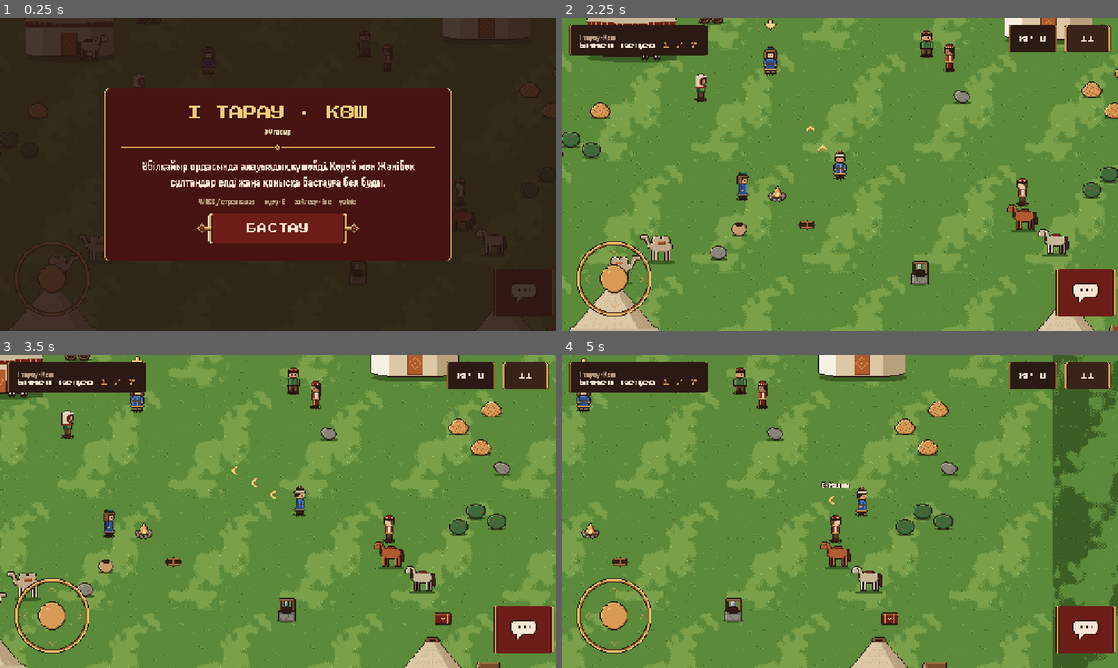
Above: before the commit, frames 1-4 (two rows, left to right).
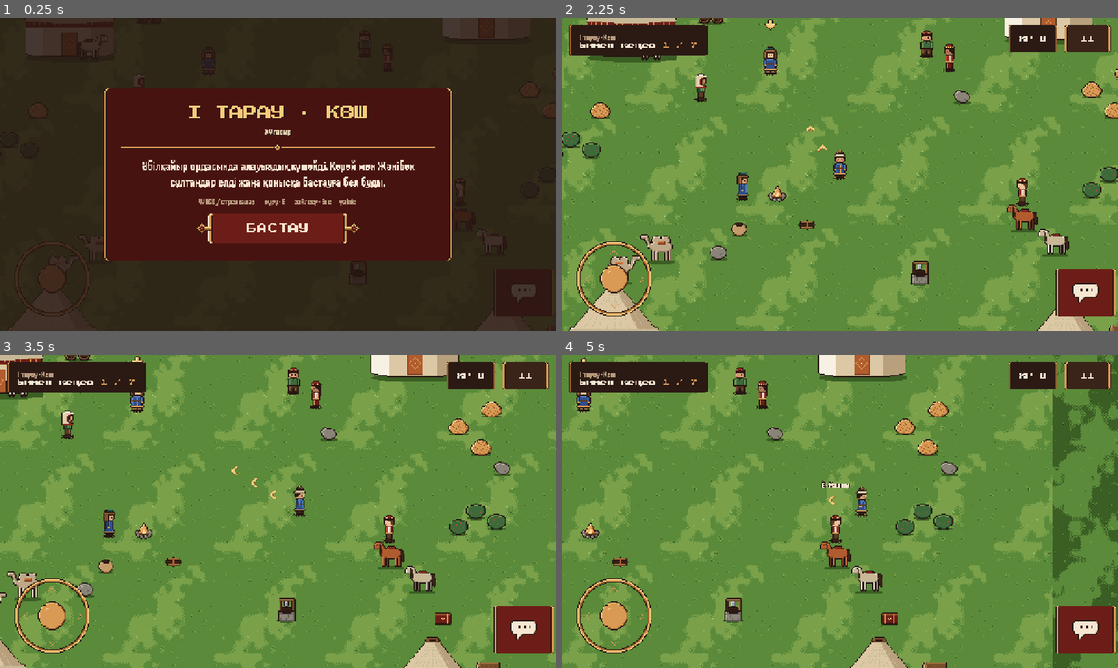
Above: after the commit, the same moments.

Repository: mmeirbek/sanlaq
Game: Godot game, scene res://scenes/story/story_world.tscn
Same seed, same stepped clock (60 frames per second), same inputs: the game is played once before the commit and once after it. This scene is started directly instead of the project's main scene. Sound files missing from this copy of the repository are replaced by a short silence.
Inputs (mouse positions are in pixels of both pictures, inside the frame that each line leads up to):
- Up to frame 1 (0.25 s): no input
- Up to frame 2 (2.25 s): click "БАСТАУ" at 0.5 s; click "II" at 1.25 s; click "ЖАЛҒАСТЫРУ" at 2 s
- Up to frame 3 (3.5 s): tap Enter at 2.75 s; move the mouse to (400, 495) at 2.77 s; hold D (move_right) from 2.78 s (still down); hold Shift (sprint) from 2.78 s (still down); click (400, 495) at 2.92 s; tap Space (ui_accept) at 3.02 s
- Up to frame 4 (5 s): release D (move_right) at 3.5 s; release Shift (sprint) at 3.5 s; drag from (728, 527) to (862, 511) at 3.52 s; move the mouse to (895, 442) at 4.27 s; hold D (move_right) from 4.28 s (still down); hold Shift (sprint) from 4.28 s (still down)

The runs differ from the first frame. In frame 2, 28% of the frame differs, in the area x 0-100%, y 0-100%; in frame 3, 28%; in frame 4, 29%.

Commit message:
Тарих жолы: Түркістан для главы Абылая
Город из atilla в пиксель-арте: стены с зубцами и воротами, башни, дома
с плоской крышей, мавзолей с бирюзовым куполом, базарные ряды, мостовая.
Дома и мавзолей — прямоугольные коллизии; дома и ряды расставлены так,
чтобы жители главы не оказались внутри. Автопилот проходит все три главы.

Генератор арта больше не перезаписывает PNG с теми же пикселями.

Co-Authored-By: Claude Opus 5.5 <noreply@anthropic.com>
Claude-Session: https://claude.ai/code/session_01NDEWsq992Ew5MZxMi54Nzh

Diff:
--- a/scripts/story/story_layout.gd
+++ b/scripts/story/story_layout.gd
@@ -22,7 +22,7 @@
 const CART := {
 	StoryBeat.Location.AUL: Vector2(2.8, 18.5),
 	StoryBeat.Location.STEPPE: Vector2(2.8, -20.5),
-	StoryBeat.Location.CITY: Vector2(6.2, 5.6),
+	StoryBeat.Location.CITY: Vector2(4.2, 12.4),
 }
 const NAMES := {
 	StoryBeat.Location.AUL: "Ауыл",
@@ -56,6 +56,32 @@
 	["horse_grey_0", 8.5, -9.5, 0.8, false], ["horse_bay_0", 10.2, -8.2, 0.8, true], ["camel", 14, 6, 0.9, false],
 	["hay", -8.2, -11.6, 0.5, false], ["firewood", -5.6, 5.8, 0, false], ["sandyq", -4.8, -9.4, 0, false],
 ]
+## Түркістан из atilla, переставленный так, чтобы жители не стояли в домах:
+## мавзолей в глубине, перед ним площадь и базарный ряд, дома по углам.
+const CITY := [
+	["stall", -4.6, 1.4, 1.1, false], ["stall", 4.6, 1.4, 1.1, true], ["stall", -9.4, -3.4, 1.1, false],
+	["city_tree", -14, -2, 0.5, false], ["city_tree", 14, -3, 0.5, false], ["city_tree", -5.4, 13, 0.5, false],
+	["city_tree", 13.8, 5, 0.5, false],
+	["well", -5.2, 4.8, 0.7, false], ["camel", -13.4, 5.6, 0.9, false], ["camel", -12.6, 7.2, 0.9, true],
+	["flag_red", -4.4, 14.6, 0, false], ["flag_red", 4.4, 14.6, 0, false],
+	["flag_red", -6.2, -7.4, 0, false], ["flag_red", 6.2, -7.4, 0, false],
+	["sandyq", -7, 6.4, 0, false], ["sandyq", 7.6, 6.2, 0, false], ["tandyr", -13.2, 0.8, 0.4, false],
+	["hay", 13, 1, 0.5, false],
+]
+## Дома и мавзолей: [картинка, x, передняя кромка y, ширина, глубина, отразить] —
+## прямоугольник коллизии на всю площадь дома за передней стеной.
+const CITY_BLOCKS := [
+	["mausoleum", 0, -7.6, 10.5, 6, false],
+	["house_deep", -11, -6.5, 6.5, 7, false], ["house_deep", 11, -6.5, 6.5, 7, true],
+	["house_wide", -11, 14.4, 8, 5.5, false], ["house_wide", 11, 14.4, 8, 5.5, true],
+]
+## Стены: север сплошной, юг — с воротами между башнями; башни по углам и у ворот.
+const CITY_WALL := 16.0
+const CITY_GATE := 2.0
+const CITY_TOWERS := [[-3.2, 16.6], [3.2, 16.6], [-16, -15.4], [16, -15.4], [-16, 16.6], [16, 16.6]]
+## Мостовая: улица от ворот к мавзолею и базарный ряд поперёк (Rect2 в метрах).
+const CITY_PAVING := [Rect2(-1.3, -7.6, 2.6, 25.6), Rect2(-11, -2.6, 22, 2.2)]
+
 ## Рощи — кусты кучкой; без коллизии, чтобы не запирать проходы.
 const GROVES := {
 	StoryBeat.Location.AUL: [[-17, -13], [17, -14], [-18, 14], [18, 15], [-5, -18], [7, 19], [-15.5, -1.5], [15.5, 0.5]],
@@ -65,7 +91,7 @@
 const PROPS := {
 	StoryBeat.Location.AUL: AUL,
 	StoryBeat.Location.STEPPE: STEPPE,
-	StoryBeat.Location.CITY: [],
+	StoryBeat.Location.CITY: CITY,
 }
 
 
@@ -80,23 +106,29 @@
 	return load(path) as Texture2D
 
 
-## Земля: трава (в степи — дикая) на весь участок и дорога через центр.
+## Земля: трава (в степи — дикая, в городе — глина и мостовая) на весь участок.
 static func build_ground(parent: Node2D, location: StoryBeat.Location) -> void:
 	var half: Vector2 = HALF_SIZE[location] * METER
-	var outside := Sprite2D.new()
-	outside.texture = texture("grass_wild")
-	outside.texture_repeat = CanvasItem.TEXTURE_REPEAT_ENABLED
-	outside.region_enabled = true
-	outside.region_rect = Rect2(-half * 2, half * 4)
-	outside.z_index = WorldLayers.WILD_GRASS
-	parent.add_child(outside)
-	var ground := Sprite2D.new()
-	ground.texture = texture("grass_wild" if location == StoryBeat.Location.STEPPE else "grass")
-	ground.texture_repeat = CanvasItem.TEXTURE_REPEAT_ENABLED
-	ground.region_enabled = true
-	ground.region_rect = Rect2(-half, half * 2)
-	ground.z_index = WorldLayers.GROUND
-	parent.add_child(ground)
+	parent.add_child(_tiled("grass_wild", Rect2(-half * 2, half * 4), WorldLayers.WILD_GRASS))
+	var ground_name := {StoryBeat.Location.AUL: "grass", StoryBeat.Location.STEPPE: "grass_wild",
+		StoryBeat.Location.CITY: "city_ground"}[location] as String
+	parent.add_child(_tiled(ground_name, Rect2(-half, half * 2), WorldLayers.GROUND))
+	if location == StoryBeat.Location.CITY:
+		for strip: Rect2 in CITY_PAVING:
+			parent.add_child(_tiled("paving", Rect2(strip.position * METER, strip.size * METER), WorldLayers.ARENA))
+
+
+## Плиточная заливка прямоугольника (в пикселях мира).
+static func _tiled(name: String, rect: Rect2, z: int) -> Sprite2D:
+	var sprite := Sprite2D.new()
+	sprite.texture = texture(name)
+	sprite.texture_repeat = CanvasItem.TEXTURE_REPEAT_ENABLED
+	sprite.region_enabled = true
+	sprite.region_rect = Rect2(Vector2.ZERO, rect.size)
+	sprite.centered = false
+	sprite.position = rect.position
+	sprite.z_index = z
+	return sprite
 
 
 ## Всё стоящее — в сортируемый по y контейнер, коллизии — там же.
@@ -109,6 +141,8 @@
 	for grove: Array in GROVES[location]:
 		for offset in [Vector2(0, 0), Vector2(1.2, 0.6), Vector2(-1, 0.9)]:
 			place(world, "bush", Vector2(grove[0], grove[1]) + offset, false)
+	if location == StoryBeat.Location.CITY:
+		_city(world)
 	_fence(world, location)
 	place(world, "cart", CART[location], false)
 
@@ -140,6 +174,60 @@
 	shape.position = Vector2(0, -back_m * METER - circle.radius * 0.5)
 	body.add_child(shape)
 	holder.add_child(body)
+
+
+## Прямоугольник коллизии: size_m — ширина и глубина, низ — на точке holder.
+static func add_box_collider(holder: Node2D, size_m: Vector2) -> void:
+	var body := StaticBody2D.new()
+	body.collision_layer = WorldLayers.PHYSICS_WORLD
+	body.collision_mask = 0
+	var shape := CollisionShape2D.new()
+	var rect := RectangleShape2D.new()
+	rect.size = size_m * METER
+	shape.shape = rect
+	shape.position = Vector2(0, -rect.size.y / 2)
+	body.add_child(shape)
+	holder.add_child(body)
+
+
+## Түркістан: дома, мавзолей, стены звеньями и башни.
+static func _city(world: Node2D) -> void:
+	for block: Array in CITY_BLOCKS:
+		var holder := place(world, block[0], Vector2(block[1], block[2]), block[5])
+		add_box_collider(holder, Vector2(block[3], block[4]))
+	var wall := texture("wall_h")
+	var step := wall.get_width() / METER
+	var x := -CITY_WALL
+	while x < CITY_WALL:
+		var segment := Vector2(x + step / 2, -CITY_WALL + 0.6)
+		place(world, "wall_h", segment, false)
+		if absf(segment.x) > CITY_GATE:
+			place(world, "wall_h", Vector2(segment.x, CITY_WALL + 0.6), false)
+		x += step
+	var side := texture("wall_v")
+	var y := -CITY_WALL + 0.6 + side.get_height() / METER
+	while y <= CITY_WALL + 0.6:
+		for wall_x in [-CITY_WALL, CITY_WALL]:
+			place(world, "wall_v", Vector2(wall_x, y), false)
+		y += side.get_height() / METER
+	for tower: Array in CITY_TOWERS:
+		add_collider(place(world, "tower", Vector2(tower[0], tower[1]), false), 1.3, 0.6)
+	var walls := StaticBody2D.new()
+	walls.collision_layer = WorldLayers.PHYSICS_WORLD
+	var gate_half := CITY_GATE + 1.0
+	for rect: Rect2 in [
+			Rect2(-CITY_WALL - 0.6, -CITY_WALL - 0.6, CITY_WALL * 2 + 1.2, 1.2),
+			Rect2(-CITY_WALL - 0.6, CITY_WALL - 0.6, CITY_WALL + 0.6 - gate_half, 1.2),
+			Rect2(gate_half, CITY_WALL - 0.6, CITY_WALL + 0.6 - gate_half, 1.2),
+			Rect2(-CITY_WALL - 0.7, -CITY_WALL, 1.4, CITY_WALL * 2),
+			Rect2(CITY_WALL - 0.7, -CITY_WALL, 1.4, CITY_WALL * 2)]:
+		var shape := CollisionShape2D.new()
+		var box := RectangleShape2D.new()
+		box.size = rect.size * METER
+		shape.shape = box
+		shape.position = rect.get_center() * METER
+		walls.add_child(shape)
+	world.add_child(walls)
 
 
 ## Забор по краю участка и невидимые стены, чтобы не уйти в тёмную степь.
@@ -156,6 +244,8 @@
 		shape.position = side.get_center()
 		walls.add_child(shape)
 	world.add_child(walls)
+	if location == StoryBeat.Location.CITY:
+		return
 	var post_w := texture("fence_h").get_width()
 	var x := -half.x
 	while x < half.x:
--- a/tools/story_world_test.gd
+++ b/tools/story_world_test.gd
@@ -11,7 +11,7 @@
 
 func _init() -> void:
 	await process_frame
-	for hero in ["ROLE_KEREY", "ROLE_KABANBAY"]:
+	for hero in ["ROLE_KEREY", "ROLE_ABYLAI", "ROLE_KABANBAY"]:
 		await _walk_chapter(hero)
 	await _race_baige()
 	finish("STORY WORLD")
@@ -67,6 +67,10 @@
 			# Поиск следа идёт без стрелок — автопилот знает, где след.
 			if kind == "find_task.gd":
 				target = StoryLayout.to_world(world.task.task.points[0])
+			# Конь идёт за игроком шагом — автопилот переводит их к коновязи вместе.
+			if kind == "escort_task.gd":
+				target = StoryLayout.to_world(world.task.task.goal) + Vector2(0, 60)
+				world.task._horse.position = target + Vector2(0, 40)
 			if target != null:
 				world._player.position = target + Vector2(4, 4)
 			continue
@@ -75,7 +79,9 @@
 		world._player.position = target + Vector2(0, 40)
 		await process_frame
 		world.interact()
-	check(state.is_complete(), "%s: глава пройдена автопилотом за %d шагов" % [hero, steps])
+	var stuck := "" if state.is_complete() else " (стоит на %s, задание %s, занят %s)" % [
+		state.current_beat().checkpoint, world.task, world.busy]
+	check(state.is_complete(), "%s: глава пройдена автопилотом за %d шагов%s" % [hero, steps, stuck])
 	check(state.chapter_xp() > 0 and state.unity() > 0,
 		"%s: XP %d и бірлік %d набраны" % [hero, state.chapter_xp(), state.unity()])
 	check(travelled, "%s: был переезд на арбе" % hero)
Binary file added: assets/sprites/story/city_ground.png
Not shown, added: assets/sprites/story/city_ground.png.import
Binary file added: assets/sprites/story/city_tree.png
Not shown, added: assets/sprites/story/city_tree.png.import
Binary file added: assets/sprites/story/house_deep.png
Not shown, added: assets/sprites/story/house_deep.png.import
Binary file added: assets/sprites/story/house_wide.png
Not shown, added: assets/sprites/story/house_wide.png.import
Binary file added: assets/sprites/story/mausoleum.png
Not shown, added: assets/sprites/story/mausoleum.png.import
Binary file added: assets/sprites/story/paving.png
Not shown, added: assets/sprites/story/paving.png.import
(and 11 more such lines)
